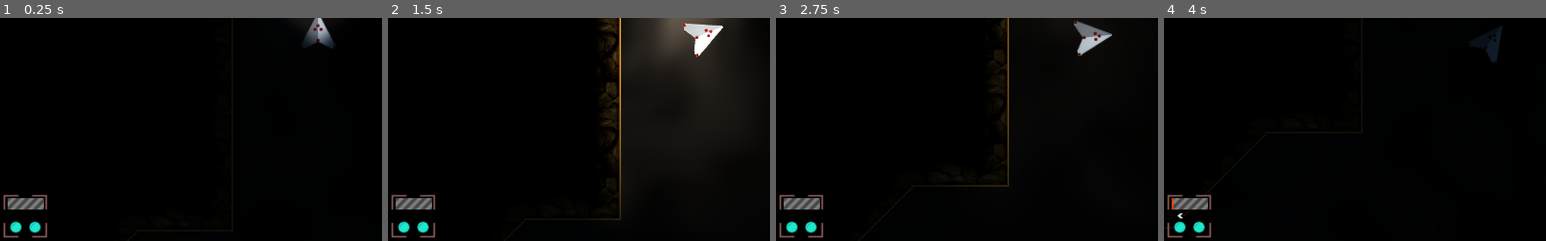
Above: before the commit, frames 1-4 (left to right).
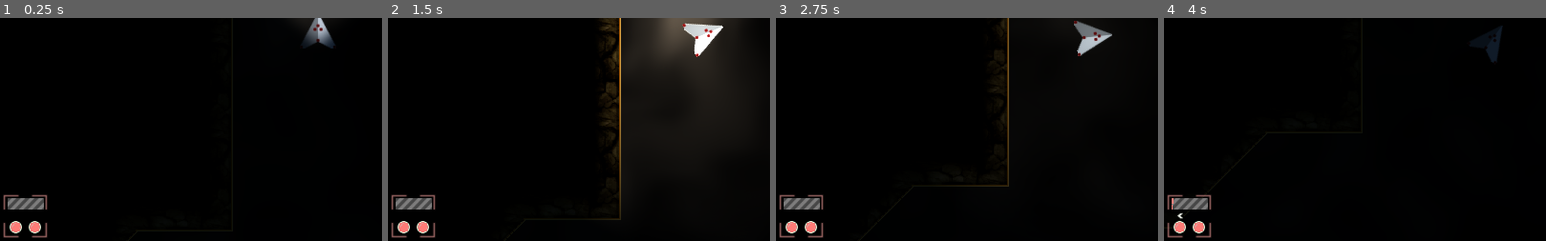
Above: after the commit, the same moments.

Repository: maximinus/scheme7
Game: Godot game, scene res://scenes/World.tscn
Same seed, same stepped clock (60 frames per second), same inputs: the game is played once before the commit and once after it.
Inputs:
- Up to frame 1 (0.25 s): no input
- Up to frame 2 (1.5 s): tap Enter at 0.5 s; hold D (RightTurn) 0.53-1.28 s; tap K (FullBeam) at 0.6 s; hold A (LeftTurn) from 1.28 s (still down); tap L (Lights) at 1.35 s
- Up to frame 3 (2.75 s): release A (LeftTurn) at 2.03 s; hold D (RightTurn) from 2.03 s (still down); tap K (FullBeam) at 2.1 s
- Up to frame 4 (4 s): release D (RightTurn) at 2.78 s; hold W (Thrust) 2.78-3.53 s; tap L (Lights) at 2.85 s; tap Space at 3.5 s; hold A (LeftTurn) from 3.53 s (still down); tap K (FullBeam) at 3.6 s
The pictures show only the part of the screen within x 8-58%, y 47-97%; the shares and areas given below are measured in that part.

The runs differ from the first frame. In frame 1, 0.3% of the frame differs, in the area x 2-11%, y 91-97%; in frame 2, 0.3%; in frame 3, 0.3%; in frame 4, 0.3%, in the area x 2-11%, y 80-97%.

Commit message:
Fixed heat dial graphics

Diff:
--- a/Scheme7/code/global/globals.gd
+++ b/Scheme7/code/global/globals.gd
@@ -1,9 +1,13 @@
 extends Node
 
 class RocketTemperature:
-	const HEATING = 8
-	const COOLING = 3
-	const MAX_TEMP = HEATING * 12.0
+	const NOZZLE_HEATING = 8
+	const NOZZLE_COOLING = 3
+	const MAX_NOZZLE_TEMP = NOZZLE_HEATING * 12.0
+
+	const INJECTION_HEATING = 4
+	const INJECTION_COOLING = 1
+	const MAX_INJECTION_TEMP = INJECTION_HEATING * 15.0
 
 	var nozzle_temp = 0
 	var injection_temp = 0
@@ -14,11 +18,11 @@
 
 	func update(energy, delta):
 		if energy <= 0:
-			nozzle_temp -= COOLING * delta
-			if nozzle_temp < 0:
-				nozzle_temp = 0
+			nozzle_temp = max(0, nozzle_temp - (NOZZLE_COOLING * delta))
+			injection_temp = max(0, injection_temp - (INJECTION_COOLING * delta))
 		else:
-			nozzle_temp += (energy * HEATING) * delta
+			nozzle_temp += (energy * NOZZLE_HEATING) * delta
+			injection_temp += (energy * INJECTION_HEATING) * delta
 
 var last_force = Vector2(0, 0)
 var rocket = RocketTemperature.new(0, 0)
--- a/Scheme7/scenes/PlayerUI/controls/heat_dial/HeatDial.gd
+++ b/Scheme7/scenes/PlayerUI/controls/heat_dial/HeatDial.gd
@@ -2,21 +2,18 @@
 
 const CHEVRON_WIDTH = 8
 
-var max_temp
 var last_temp
 
 func _ready():
-	max_temp = Globals.RocketTemperature.MAX_TEMP
 	last_temp = Globals.rocket.nozzle_temp
 
 func _process(delta):
 	# the bar is for the nozzle temp
 	# get range and convert
-	var temp = Globals.rocket.nozzle_temp
-	var bar_length = (Globals.rocket.nozzle_temp / max_temp) * 0.9
+	var bar_length = (Globals.rocket.nozzle_temp / Globals.RocketTemperature.MAX_NOZZLE_TEMP) * 0.9
 	bar_length = min(bar_length, 1.0)
 	bar_length *= 48
-	$HeatBar.region_rect.end.x = int(bar_length)
+	$HeatBarNozzle.region_rect.end.x = int(bar_length)
 
 	if bar_length < 15.0:
 		$TempNozzle/Green.visible = true
@@ -31,24 +28,54 @@
 		$TempNozzle/Amber.visible = false
 		$TempNozzle/Red.visible = true
 
+	# repeat for injection
+	bar_length = (Globals.rocket.injection_temp / Globals.RocketTemperature.MAX_INJECTION_TEMP) * 0.9
+	bar_length = min(bar_length, 1.0)
+	bar_length *= 48
+	$HeatBarInjection.region_rect.end.x = int(bar_length)
+
+	if bar_length < 15.0:
+		$TempInjection/Green.visible = true
+		$TempInjection/Amber.visible = false
+		$TempInjection/Red.visible = false
+	elif bar_length < 29.0:
+		$TempInjection/Green.visible = false
+		$TempInjection/Amber.visible = true
+		$TempInjection/Red.visible = false
+	elif bar_length < 43.0:
+		$TempInjection/Green.visible = false
+		$TempInjection/Amber.visible = false
+		$TempInjection/Red.visible = true
+
 	# finally, handle the chevrons
-	var temp_diff = (temp - last_temp) / delta
-	var chevrons = min(int(temp_diff / 3), 3)
+	var current_temp = Globals.rocket.nozzle_temp + Globals.rocket.injection_temp
+	var temp_diff = (current_temp - last_temp) / delta
+	# get the number first and worry about the sign later
+	var chevrons = 0
+	if abs(temp_diff) > 10:
+		chevrons = 3
+	elif abs(temp_diff) > 5.9:
+		chevrons = 2
+	elif abs(temp_diff) > 0:
+		chevrons = 1
+
+	if temp_diff < 0:
+		chevrons = -chevrons
 
 	if chevrons == 0:
-		$ChevronLeft.visible = false
-		$ChevronRight.visible = false
+		$ChevronRight.hide()
+		$ChevronLeft.hide()
 	elif chevrons > 0:
-		$ChevronRight.visible = true
-		$ChevronLeft.visible = false
+		$ChevronRight.show()
+		$ChevronLeft.hide()
 		$ChevronRight.region_rect.end.x = chevrons * CHEVRON_WIDTH
 	else:
-		# slighty harder
-		$ChevronRight.visible = false
-		$ChevronLeft.visible = true
+		# slighty harder, negative chevrons
+		$ChevronRight.hide()
+		$ChevronLeft.show()
 		var width = -chevrons * CHEVRON_WIDTH
 		$ChevronLeft.region_rect.end.x = width
 		$ChevronLeft.offset.x = width - 25
 
 	# remember for next time
-	last_temp = Globals.rocket.nozzle_temp
+	last_temp = current_temp
--- a/Scheme7/scenes/PlayerUI/controls/heat_dial/HeatDial.tscn
+++ b/Scheme7/scenes/PlayerUI/controls/heat_dial/HeatDial.tscn
@@ -1,11 +1,11 @@
 [gd_scene load_steps=10 format=2]
 
-[ext_resource path="res://gfx/gui/heat_dial/amber_light.png" type="Texture" id=1]
+[ext_resource path="res://gfx/gui/heat_dial/medium.png" type="Texture" id=1]
 [ext_resource path="res://gfx/gui/heat_dial/chevrons.png" type="Texture" id=2]
 [ext_resource path="res://gfx/gui/heat_dial/heat_border.png" type="Texture" id=3]
 [ext_resource path="res://gfx/gui/heat_dial/heat_bar_background.png" type="Texture" id=4]
-[ext_resource path="res://gfx/gui/heat_dial/green_light.png" type="Texture" id=5]
-[ext_resource path="res://gfx/gui/heat_dial/red_light.png" type="Texture" id=6]
+[ext_resource path="res://gfx/gui/heat_dial/high.png" type="Texture" id=5]
+[ext_resource path="res://gfx/gui/heat_dial/low.png" type="Texture" id=6]
 [ext_resource path="res://gfx/gui/heat_dial/heat_bar.png" type="Texture" id=7]
 [ext_resource path="res://scenes/PlayerUI/controls/heat_dial/HeatDial.gd" type="Script" id=8]
 [ext_resource path="res://gfx/gui/heat_dial/chevrons_left.png" type="Texture" id=9]
@@ -20,12 +20,19 @@
 position = Vector2( 0, -16 )
 texture = ExtResource( 4 )
 
-[node name="HeatBar" type="Sprite" parent="."]
+[node name="HeatBarNozzle" type="Sprite" parent="."]
 texture = ExtResource( 7 )
 centered = false
 offset = Vector2( -24, -24 )
 region_enabled = true
-region_rect = Rect2( 0, 0, 0, 15 )
+region_rect = Rect2( 0, 0, 48, 7 )
+
+[node name="HeatBarInjection" type="Sprite" parent="."]
+texture = ExtResource( 7 )
+centered = false
+offset = Vector2( -24, -16 )
+region_enabled = true
+region_rect = Rect2( 0, 0, 48, 7 )
 
 [node name="ChevronRight" type="Sprite" parent="."]
 texture = ExtResource( 2 )
Binary file removed: Scheme7/gfx/gui/heat_dial/amber_light.png
Binary file removed: Scheme7/gfx/gui/heat_dial/green_light.png
Binary file changed: Scheme7/gfx/gui/heat_dial/heat_bar.png
Binary file added: Scheme7/gfx/gui/heat_dial/high.png
Not shown, added: Scheme7/gfx/gui/heat_dial/high.png.import
Binary file added: Scheme7/gfx/gui/heat_dial/low.png
Not shown, added: Scheme7/gfx/gui/heat_dial/low.png.import
Binary file added: Scheme7/gfx/gui/heat_dial/medium.png
Not shown, added: Scheme7/gfx/gui/heat_dial/medium.png.import
Binary file removed: Scheme7/gfx/gui/heat_dial/red_light.png
Not shown, changed: assets/dials/battery_dial.xcf
Not shown, added: docs/TODO.txt
